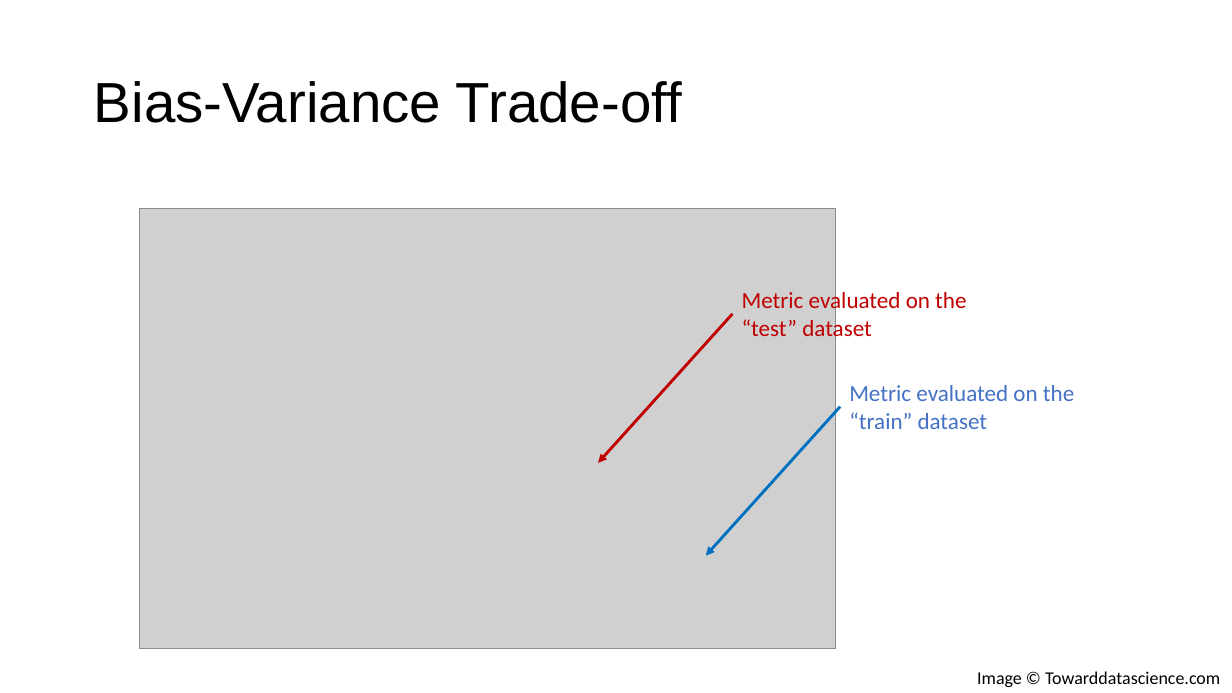
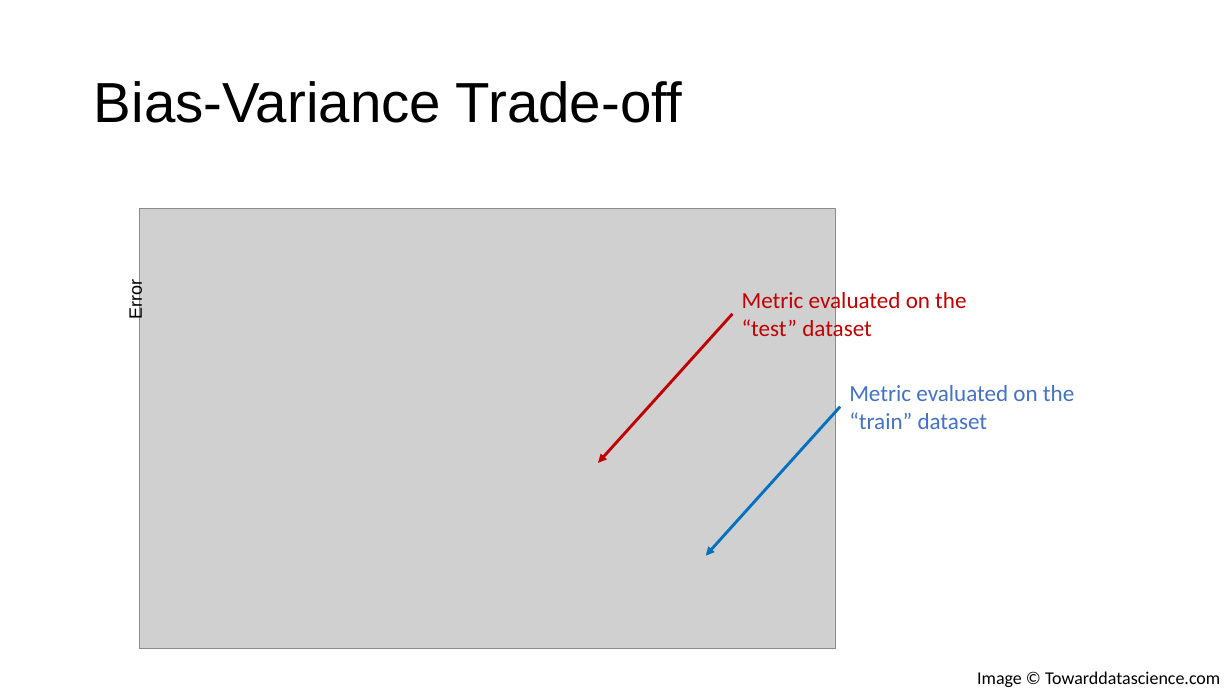
Before and after one commit to toelt-llc/MSCA-ITN-PARENT, a slide deck: slide 11 of DETERMINED2022/Introduction to model validation and unbalanced datasets/DETERMINED2022-toelt-Model_Validation_lecture_michelucci.pptx (slide 9 before the commit). Drawn at 1232x693 pixels with LibreOffice and Linux fonts; fonts in the diff are those of the drawing; grey boxes stand for pictures; background and template pictures are left out. Boxes give left, top, right and bottom in pixels: in the first picture for what was removed or moved away, otherwise in the second. Text is boxed around its words. In the diff, an @@ line names an element or a change of style, - is before the commit and + after.

```diff
--- a/DETERMINED2022/Introduction to model validation and unbalanced datasets/DETERMINED2022-toelt-Model_Validation_lecture_michelucci.pptx
+++ b/DETERMINED2022/Introduction to model validation and unbalanced datasets/DETERMINED2022-toelt-Model_Validation_lecture_michelucci.pptx
@@ text added at (x1=126, y1=283, x2=146, y2=318), 14 pt, text #000000 @@
+Error
```
Also in this commit, not shown: 6 other slides changed, 7 slides added, 2 slides removed, 2 other files.
